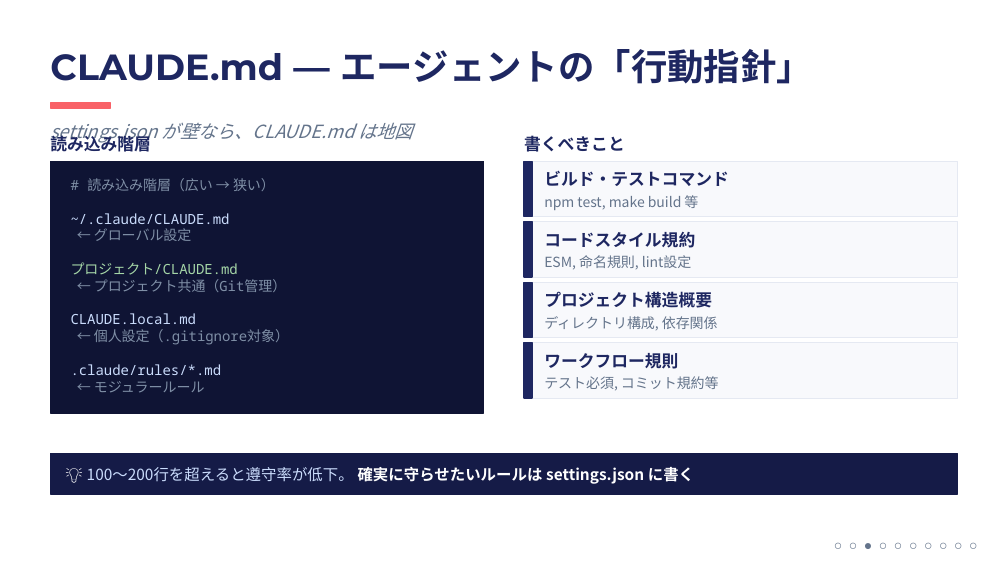
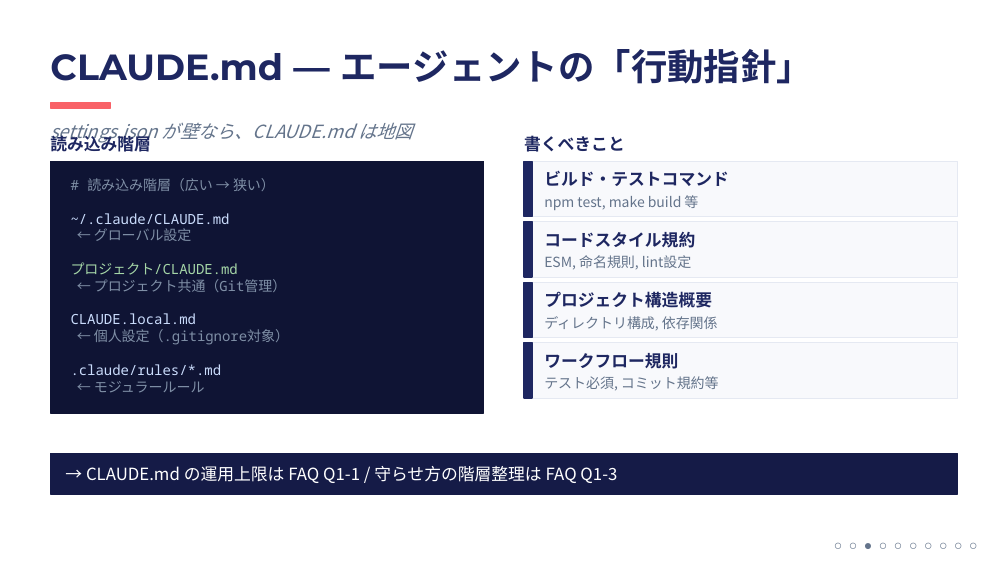
Before and after one commit to ktsuchida11/ClaudeWorkshop, a slide deck: slide 5 of session3/session3_full.pptx (slide 4 before the commit). Drawn at 1008x567 pixels with LibreOffice and Linux fonts; fonts in the diff are those of the drawing. Boxes give left, top, right and bottom in pixels: in the first picture for what was removed or moved away, otherwise in the second. Text is boxed around its words. In the diff, an @@ line names an element or a change of style, - is before the commit and + after.

```diff
--- a/session3/session3_full.pptx
+++ b/session3/session3_full.pptx
@@ text at bbox=[86, 466, 617, 483]: text changed; size 11 to 12 pt; bold off @@
-💡 100〜200行を超えると遵守率が低下。 確実に守らせたいルールは settings.json に書く
+→ CLAUDE.md の運用上限は FAQ Q1-1 / 守らせ方の階層整理は FAQ Q1-3
```
Also in this commit, not shown: 3 other slides changed, 1 slide added, 1 slide removed, 2 other files.
